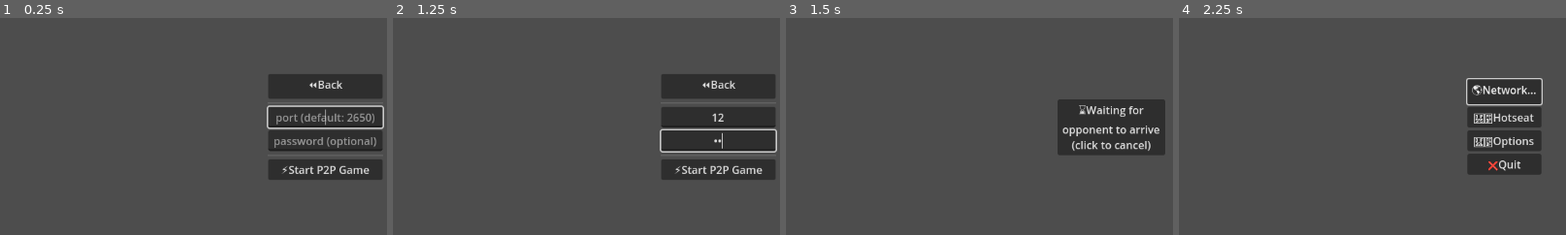
Above: before the commit, frames 1-4 (left to right).
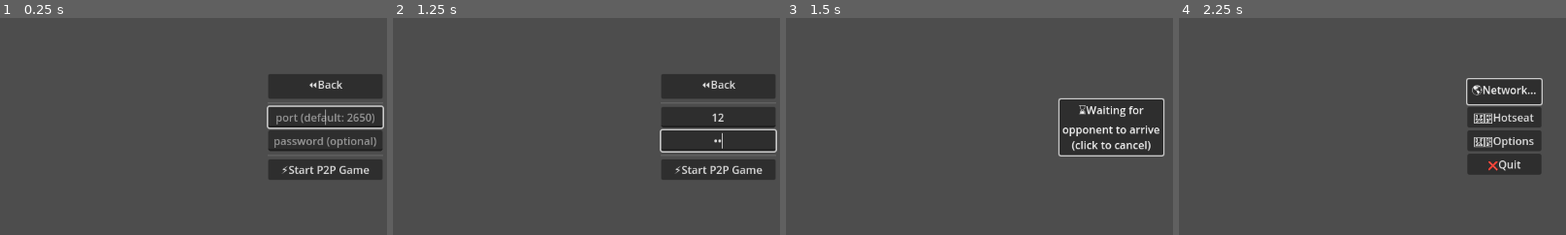
Above: after the commit, the same moments.

Repository: WonkyMic/golf_cards_godot
Game: Godot game, scene res://scenes/hosting_setup.tscn
Same seed, same stepped clock (60 frames per second), same inputs: the game is played once before the commit and once after it. This scene is started directly instead of the project's main scene.
Inputs (mouse positions are % of the whole screen's width and height, from its top left):
- Up to frame 1 (0.25 s): no input
- Up to frame 2 (1.25 s): click (50, 48) at 0.52 s; type "12" at 0.6 s; click (50, 53) at 0.75 s; type "12" at 0.83 s
- Up to frame 3 (1.5 s): click "⚡Start P2P Game" at 1.25 s
- Up to frame 4 (2.25 s): click "⌛Waiting for opponent to arri…" at 2 s
The pictures show only the part of the screen within x 8-58%, y 25-75%; the shares and areas given below are measured in that part.

Frames 1-2 are identical in both runs. In frame 3, 0.7% of the frame differs, in the area x 70-98%, y 36-64%; in frame 4, nothing differs.

Commit message:
finalize host setup form and p2p connect page

Diff:
--- a/global.gd
+++ b/global.gd
@@ -7,3 +7,5 @@
 var server_name: String
 var ip_address: String
 var port: int
+
+var password: String
--- a/scenes/game.gd
+++ b/scenes/game.gd
@@ -1,13 +1,21 @@
 extends Control
 
-const CANCEL_BUTTON_NAME_FORMAT = "⌛Waiting for\n%s\n(click to cancel)"
-const CANCEL_BUTTON_ADDRESS_FORMAT = "⌛Waiting for\n%s:%d\n(click to cancel)"
-const CANCEL_BUTTON_WAITING_FOR_OPPONENT = "⌛Waiting for\nopponent to arrive\n(click to cancel)"
+const CANCEL_BUTTON_NAME_FORMAT = "⌛Waiting for\n%s...\n(click to cancel)"
+const CANCEL_BUTTON_ADDRESS_FORMAT = "⌛Waiting for\n%s:%d...\n(click to cancel)"
+const CANCEL_BUTTON_WAITING_FOR_OPPONENT = "⌛Waiting for\nopponent to arrive...\n(click to cancel)"
+const CANCEL_BUTTON_WAITING_FOR_PASSWORD = "⌛Waiting for\nopponent to enter password...\n(click to cancel)"
+const CANCEL_BUTTON_FAILED_PASSWORD = "⌛Waiting for\nopponent entered incorrect password...\n(click to cancel)"
+const CANCEL_BUTTON_BACK_TO_MENU = "⏪Back"
 
 @export_file("*.tscn") var menu_scene: String
 @export_file("*.tscn") var main_scene: String
 
 var global: Global
+
+var cancel_button: Button
+var kick_button: Button
+var password_line: LineEdit
+var submit_button: Button
 
 
 # Called when the node enters the scene tree for the first time.
@@ -15,7 +23,16 @@
 	global = get_node("/root/Global")
 	global.is_multiplayer = true
 
-	var cancel_button := $CancelJoinButton
+	cancel_button = $GridContainer/CancelJoinButton
+	kick_button = $GridContainer/KickButton
+	password_line = $GridContainer/PasswordLine
+	submit_button = $GridContainer/SubmitButton
+
+	cancel_button.grab_focus()
+
+	kick_button.visible = false
+	password_line.visible = false
+	submit_button.visible = false
 
 	# You can save bandwith by disabling server relay and peer notifications.
 	multiplayer.server_relay = false
@@ -23,11 +40,62 @@
 	if global.is_server:
 		host(global.port, 2)
 	else:
-		if global.server_name.length() > 0:
-			cancel_button.text = CANCEL_BUTTON_NAME_FORMAT % global.server_name
-		else:
-			cancel_button.text = CANCEL_BUTTON_ADDRESS_FORMAT % [global.ip_address, global.port]
+		set_default_button_text()
 		join(global.ip_address, global.port)
+
+
+func _on_cancel_join_button_pressed() -> void:
+	multiplayer.multiplayer_peer = null
+	return_to_main_menu()
+
+
+func _on_player_connected(id: int) -> void:
+	print("player %d connected" % id)  # TODO: remove or integrate this into game view
+	if global.password.length() > 0:
+		cancel_button.text = CANCEL_BUTTON_WAITING_FOR_PASSWORD
+		kick_button.visible = true
+		request_password.rpc_id(id)
+	else:
+		change_board.call_deferred(load(main_scene))
+
+
+func _on_player_disconnected(id: int) -> void:
+	kick_button.visible = false
+	set_default_button_text()
+
+
+func _on_connected_ok() -> void:
+	print("connection attempt successful")  # TODO: remove this
+
+
+func _on_connected_fail() -> void:
+	OS.alert("connection attempt failed")  # TODO: integrate this into game
+	return_to_main_menu()
+
+
+func _on_server_disconnected() -> void:
+	OS.alert("connection to server was lost")  # TODO: integrate this into game
+	return_to_main_menu()
+
+
+func _on_kick_button_pressed() -> void:
+	if multiplayer.has_multiplayer_peer():
+		multiplayer.multiplayer_peer.disconnect_peer(multiplayer.get_peers()[0])
+
+
+func _on_line_edit_text_changed(new_text: String) -> void:
+	submit_button.disabled = new_text.length() == 0
+
+
+func _on_submit_button_pressed() -> void:
+	set_default_button_text()
+	var password := password_line.text
+	password_line.text = ""
+	password_line.visible = false
+	submit_button.disabled = true
+	submit_button.visible = false
+	cancel_button.grab_focus()
+	submit_password.rpc_id(0, password)
 
 
 func join(ip_address: String, port: int) -> void:
@@ -67,11 +135,6 @@
 	board.add_child(scene.instantiate())
 
 
-func _on_cancel_join_button_pressed() -> void:
-	multiplayer.multiplayer_peer = null
-	return_to_main_menu()
-
-
 func return_to_main_menu() -> void:
 	if multiplayer.multiplayer_peer != null:
 		multiplayer.multiplayer_peer.close()
@@ -79,23 +142,38 @@
 	get_tree().change_scene_to_file(menu_scene)
 
 
-func _on_player_connected(id: int) -> void:
-	print("player %d connected" % id)
-	change_board.call_deferred(load(main_scene))
+func set_default_button_text() -> void:
+	if global.server_name.length() > 0:
+		cancel_button.text = CANCEL_BUTTON_NAME_FORMAT % global.server_name
+	else:
+		cancel_button.text = CANCEL_BUTTON_ADDRESS_FORMAT % [global.ip_address, global.port]
 
 
-func _on_player_disconnected(id: int) -> void:
-	print("player %d disconnected" % id)  # TODO: add alert to let remaining player know
-	return_to_main_menu()
+# request password from opponent
+@rpc("call_remote", "reliable")
+func request_password() -> void:
+	cancel_button.text = CANCEL_BUTTON_BACK_TO_MENU
+	password_line.visible = true
+	password_line.grab_focus()
+	submit_button.visible = true
+	submit_button.disabled = true
 
 
-func _on_connected_ok() -> void:
-	print("connection attempt successful")
+# submit password to host
+@rpc("any_peer", "call_remote", "reliable")
+func submit_password(password: String) -> void:
+	if global.password == password:
+		change_board.call_deferred(load(main_scene))
+	else:
+		cancel_button.text = CANCEL_BUTTON_FAILED_PASSWORD
+		respond_incorrect_password.rpc_id(multiplayer.get_remote_sender_id())
 
 
-func _on_connected_fail() -> void:
-	print("connection attempt failed")
-
-
-func _on_server_disconnected() -> void:
-	print("connection to server was lost")
+@rpc("call_remote", "reliable")
+func respond_incorrect_password() -> void:
+	cancel_button.text = CANCEL_BUTTON_BACK_TO_MENU
+	password_line.visible = true
+	password_line.placeholder_text = "👎try again"
+	password_line.grab_focus()
+	submit_button.visible = true
+	submit_button.disabled = true
--- a/scenes/game.tscn
+++ b/scenes/game.tscn
@@ -19,21 +19,42 @@
 _spawnable_scenes = PackedStringArray("res://main.tscn")
 spawn_path = NodePath("../Board")
 
-[node name="CancelJoinButton" type="Button" parent="."]
+[node name="GridContainer" type="GridContainer" parent="."]
 layout_mode = 1
 anchors_preset = 8
 anchor_left = 0.5
 anchor_top = 0.5
 anchor_right = 0.5
 anchor_bottom = 0.5
-offset_left = -80.0
-offset_top = -27.0
-offset_right = 80.0
-offset_bottom = 27.0
+offset_left = -77.0
+offset_top = -38.5
+offset_right = 77.0
+offset_bottom = 38.5
 grow_horizontal = 2
 grow_vertical = 2
+
+[node name="CancelJoinButton" type="Button" parent="GridContainer"]
+layout_mode = 2
+size_flags_horizontal = 3
 text = "⌛Waiting for
 opponent to arrive
 (click to cancel)"
 
-[connection signal="pressed" from="CancelJoinButton" to="." method="_on_cancel_join_button_pressed"]
+[node name="KickButton" type="Button" parent="GridContainer"]
+layout_mode = 2
+text = "🥾Kick Player"
+
+[node name="PasswordLine" type="LineEdit" parent="GridContainer"]
+layout_mode = 2
+placeholder_text = "password"
+alignment = 1
+secret = true
+
+[node name="SubmitButton" type="Button" parent="GridContainer"]
+layout_mode = 2
+text = "🔑Submit Password"
+
+[connection signal="pressed" from="GridContainer/CancelJoinButton" to="." method="_on_cancel_join_button_pressed"]
+[connection signal="pressed" from="GridContainer/KickButton" to="." method="_on_kick_button_pressed"]
+[connection signal="text_changed" from="GridContainer/PasswordLine" to="." method="_on_line_edit_text_changed"]
+[connection signal="pressed" from="GridContainer/SubmitButton" to="." method="_on_submit_button_pressed"]
--- a/scenes/hosting_setup.gd
+++ b/scenes/hosting_setup.gd
@@ -54,6 +54,7 @@
 		global.port = DEFAULT_PORT
 	else:
 		global.port = int(port_line.text)
+	global.password = password_line.text
 	global.is_server = true
 	get_tree().change_scene_to_file(game_scene)
 
